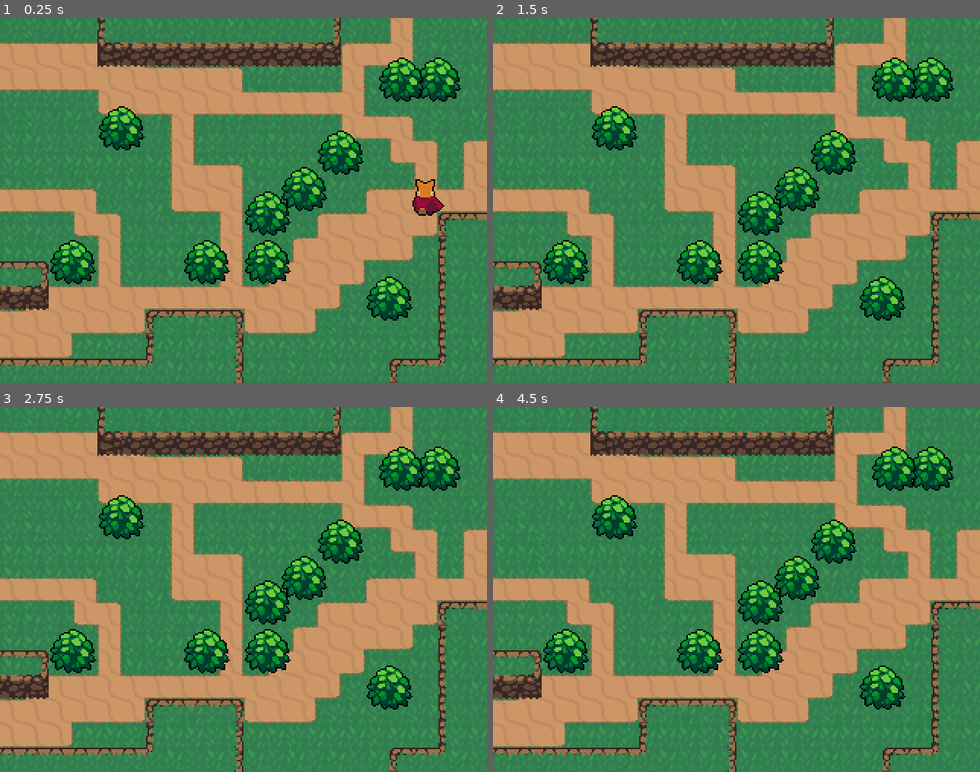
Above: before the commit, frames 1-4 (two rows, left to right).
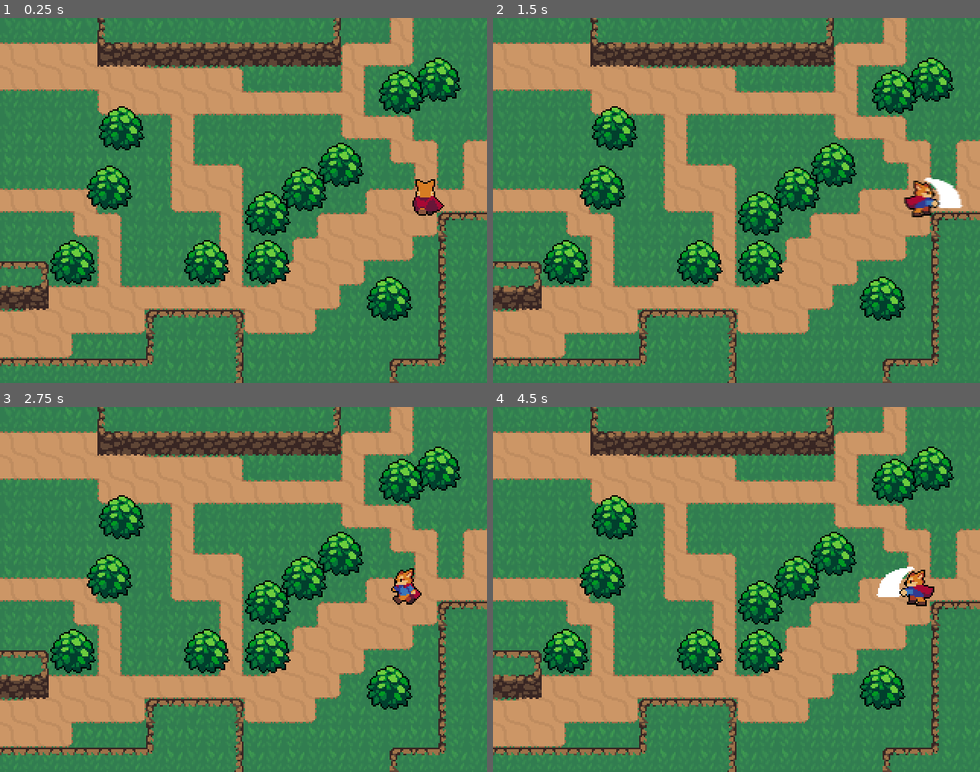
Above: after the commit, the same moments.

Repository: shnarazk/learn-godot
Game: Godot game, scene res://world.tscn
Same seed, same stepped clock (60 frames per second), same inputs: the game is played once before the commit and once after it.
Inputs:
- Up to frame 1 (0.25 s): no input
- Up to frame 2 (1.5 s): tap Enter (ui_accept) at 0.5, 0.77 s; hold Right (ui_right) from 0.53 s (still down); tap Space (attack, bound only after the commit) at 0.6, 1.35 s
- Up to frame 3 (2.75 s): tap Enter (ui_accept) at 1.52 s; release Right (ui_right) at 2.03 s; hold Left (ui_left) from 2.03 s (still down); tap Space (attack, bound only after the commit) at 2.1 s
- Up to frame 4 (4.5 s): release Left (ui_left) at 2.78 s; hold Right (ui_right) 2.78-4.28 s; tap Space (attack, bound only after the commit) at 2.85, 3.6, 4.35 s; tap Enter (ui_accept) at 3.02, 3.77 s; hold Left (ui_left) from 4.28 s (still down)

The runs differ from the first frame. In frame 1, 2.7% of the frame differs, in the area x 17-88%, y 10-53%; in frame 2, 3.5%, in the area x 17-97%, y 10-55%; in frame 3, 3.1%; in frame 4, 3.5%.

Commit message:
part 9 done

Diff:
--- a/Player/Player.gd
+++ b/Player/Player.gd
@@ -1,5 +1,12 @@
 extends CharacterBody2D
 
+enum {
+	MOVE,
+	ROLL,
+	ATTACK
+}
+
+var state = MOVE
 const ACCELARATION = 10.0
 const SPEED = 200.0
 const JUMP_VELOCITY = -400.0
@@ -11,21 +18,24 @@
 @onready var animationState = animationTree.get("parameters/playback")
 
 func _physics_process(_delta):
-	# Add the gravity.
-#	if not is_on_floor():
-#		velocity.y += gravity * delta
+	match state:
+		MOVE:
+			move_state()
+		ATTACK:
+			attack_state()
+		ROLL:
+			move_state()
+
+func move_state():
 	var input_vector = Vector2.ZERO
-	# Handle Jump.
 	if Input.is_action_just_pressed("ui_accept") and is_on_floor():
 		velocity.y = JUMP_VELOCITY
-
-	# Get the input direction and handle the movement/deceleration.
-	# As good practice, you should replace UI actions with custom gameplay actions.
 	input_vector.x = Input.get_axis("ui_left", "ui_right")
 	input_vector.y = Input.get_axis("ui_up", "ui_down")
 	if input_vector != Vector2.ZERO:
 		animationTree.set("parameters/Idle/blend_position", input_vector)
 		animationTree.set("parameters/Run/blend_position", input_vector)
+		animationTree.set("parameters/Attack/blend_position", input_vector)
 		animationState.travel("Run")
 		velocity += input_vector.normalized() * ACCELARATION
 		velocity = velocity.normalized() * min(SPEED, velocity.length())
@@ -33,7 +43,17 @@
 		animationState.travel("Idle")
 		velocity = velocity.move_toward(Vector2.ZERO, SPEED)
 	move_and_slide()
+	if Input.is_action_just_pressed("attack"):
+		state = ATTACK
+
+func attack_state():
+	velocity = Vector2.ZERO
+	animationState.travel("Attack")
+
+func attack_animation_finished():
+	state = MOVE
 
 func _ready():
+	animationTree.active = true
 	animationState.travel("Idle")
 #	print("Hello world!")
--- a/Player/player.tscn
+++ b/Player/player.tscn
@@ -157,8 +157,132 @@
 "values": [6, 7, 8, 9, 10, 11]
 }
 
+[sub_resource type="Animation" id="Animation_b7uml"]
+resource_name = "AttackDown"
+length = 0.4
+tracks/0/type = "value"
+tracks/0/imported = false
+tracks/0/enabled = true
+tracks/0/path = NodePath("Sprite2D:frame")
+tracks/0/interp = 1
+tracks/0/loop_wrap = true
+tracks/0/keys = {
+"times": PackedFloat32Array(0, 0.1, 0.2, 0.3),
+"transitions": PackedFloat32Array(1, 1, 1, 1),
+"update": 1,
+"values": [36, 37, 38, 39]
+}
+tracks/1/type = "method"
+tracks/1/imported = false
+tracks/1/enabled = true
+tracks/1/path = NodePath(".")
+tracks/1/interp = 1
+tracks/1/loop_wrap = true
+tracks/1/keys = {
+"times": PackedFloat32Array(0.4),
+"transitions": PackedFloat32Array(1),
+"values": [{
+"args": [],
+"method": &"attack_animation_finished"
+}]
+}
+
+[sub_resource type="Animation" id="Animation_4rtqb"]
+resource_name = "AttackLeft"
+length = 0.4
+tracks/0/type = "value"
+tracks/0/imported = false
+tracks/0/enabled = true
+tracks/0/path = NodePath("Sprite2D:frame")
+tracks/0/interp = 1
+tracks/0/loop_wrap = true
+tracks/0/keys = {
+"times": PackedFloat32Array(0, 0.1, 0.2, 0.3),
+"transitions": PackedFloat32Array(1, 1, 1, 1),
+"update": 1,
+"values": [32, 33, 34, 35]
+}
+tracks/1/type = "method"
+tracks/1/imported = false
+tracks/1/enabled = true
+tracks/1/path = NodePath(".")
+tracks/1/interp = 1
+tracks/1/loop_wrap = true
+tracks/1/keys = {
+"times": PackedFloat32Array(0.4),
+"transitions": PackedFloat32Array(1),
+"values": [{
+"args": [],
+"method": &"attack_animation_finished"
+}]
+}
+
+[sub_resource type="Animation" id="Animation_1udof"]
+resource_name = "AttackRight"
+length = 0.4
+tracks/0/type = "value"
+tracks/0/imported = false
+tracks/0/enabled = true
+tracks/0/path = NodePath("Sprite2D:frame")
+tracks/0/interp = 1
+tracks/0/loop_wrap = true
+tracks/0/keys = {
+"times": PackedFloat32Array(0, 0.1, 0.2, 0.3),
+"transitions": PackedFloat32Array(1, 1, 1, 1),
+"update": 1,
+"values": [24, 25, 26, 27]
+}
+tracks/1/type = "method"
+tracks/1/imported = false
+tracks/1/enabled = true
+tracks/1/path = NodePath(".")
+tracks/1/interp = 1
+tracks/1/loop_wrap = true
+tracks/1/keys = {
+"times": PackedFloat32Array(0.4),
+"transitions": PackedFloat32Array(1),
+"values": [{
+"args": [],
+"method": &"attack_animation_finished"
+}]
+}
+
+[sub_resource type="Animation" id="Animation_fn2wm"]
+resource_name = "AttackUp"
+length = 0.4
+tracks/0/type = "value"
+tracks/0/imported = false
+tracks/0/enabled = true
+tracks/0/path = NodePath("Sprite2D:frame")
+tracks/0/interp = 1
+tracks/0/loop_wrap = true
+tracks/0/keys = {
+"times": PackedFloat32Array(0, 0.1, 0.2, 0.3),
+"transitions": PackedFloat32Array(1, 1, 1, 1),
+"update": 1,
+"values": [28, 29, 30, 31]
+}
+tracks/1/type = "method"
+tracks/1/imported = false
+tracks/1/enabled = true
+tracks/1/path = NodePath(".")
+tracks/1/interp = 1
+tracks/1/loop_wrap = true
+tracks/1/keys = {
+"times": PackedFloat32Array(0.4),
+"transitions": PackedFloat32Array(1),
+"values": [{
+"args": [],
+"method": &"attack_animation_finished"
+}]
+}
+
 [sub_resource type="AnimationLibrary" id="AnimationLibrary_kxr4m"]
 _data = {
+"AttackDown": SubResource("Animation_b7uml"),
+"AttackLeft": SubResource("Animation_4rtqb"),
+"AttackRight": SubResource("Animation_1udof"),
+"AttackUp": SubResource("Animation_fn2wm"),
 "IdleDown": SubResource("Animation_m5312"),
 "IdleLeft": SubResource("Animation_37fot"),
 "IdleRight": SubResource("Animation_tryn8"),
@@ -169,6 +293,32 @@
 "RunRight": SubResource("Animation_a36w0"),
 "RunUp": SubResource("Animation_mpkhe")
 }
+
+[sub_resource type="AnimationNodeAnimation" id="AnimationNodeAnimation_apm4g"]
+animation = &"AttackLeft"
+
+[sub_resource type="AnimationNodeAnimation" id="AnimationNodeAnimation_b10am"]
+animation = &"AttackDown"
+
+[sub_resource type="AnimationNodeAnimation" id="AnimationNodeAnimation_q23jq"]
+animation = &"AttackRight"
+
+[sub_resource type="AnimationNodeAnimation" id="AnimationNodeAnimation_eluf0"]
+animation = &"AttackUp"
+
+[sub_resource type="AnimationNodeBlendSpace2D" id="AnimationNodeBlendSpace2D_66q5p"]
+auto_triangles = false
+blend_point_0/node = SubResource("AnimationNodeAnimation_apm4g")
+blend_point_0/pos = Vector2(-1, 0)
+blend_point_1/node = SubResource("AnimationNodeAnimation_b10am")
+blend_point_1/pos = Vector2(0, 1)
+blend_point_2/node = SubResource("AnimationNodeAnimation_q23jq")
+blend_point_2/pos = Vector2(1, 0)
+blend_point_3/node = SubResource("AnimationNodeAnimation_eluf0")
+blend_point_3/pos = Vector2(0, -1)
+triangles = PackedInt32Array(0, 1, 3, 1, 2, 3)
+blend_mode = 1
+sync = true
 
 [sub_resource type="AnimationNodeAnimation" id="AnimationNodeAnimation_hnbxh"]
 animation = &"IdleLeft"
@@ -254,13 +404,24 @@
 [sub_resource type="AnimationNodeStateMachineTransition" id="AnimationNodeStateMachineTransition_rjlwk"]
 advance_mode = 2
 
+[sub_resource type="AnimationNodeStateMachineTransition" id="AnimationNodeStateMachineTransition_jo1tt"]
+switch_mode = 1
+advance_mode = 0
+
+[sub_resource type="AnimationNodeStateMachineTransition" id="AnimationNodeStateMachineTransition_krlo5"]
+switch_mode = 1
+advance_mode = 0
+
 [sub_resource type="AnimationNodeStateMachine" id="AnimationNodeStateMachine_gh07e"]
+states/Attack/node = SubResource("AnimationNodeBlendSpace2D_66q5p")
+states/Attack/position = Vector2(515.325, 64.41)
 states/Idle/node = SubResource("AnimationNodeBlendSpace2D_qukc4")
 states/Idle/position = Vector2(313, 32)
 states/Run/node = SubResource("AnimationNodeBlendSpace2D_cud3k")
 states/Run/position = Vector2(308, 130)
-states/Start/position = Vector2(116, 66)
-transitions = ["Idle", "Run", SubResource("AnimationNodeStat …(134 unchanged characters)… mationNodeStateMachineTransition_rjlwk")]
+states/Start/position = Vector2(116, 64.41)
+transitions = ["Idle", "Run", SubResource("AnimationNodeStat …(134 unchanged characters)… mationNodeStateMachineTransition_rjlwk"), "Idle", "Attack", SubResource("AnimationNodeStateMachineTransition_jo1tt"), "Attack", "Idle", SubResource("AnimationNodeStateMachineTransition_krlo5")]
+graph_offset = Vector2(-13.7001, -57.5776)
 
 [sub_resource type="AnimationNodeStateMachinePlayback" id="AnimationNodeStateMachinePlayback_rcoqi"]
 
@@ -288,5 +449,6 @@
 anim_player = NodePath("../AnimationPlayer")
 active = true
 parameters/playback = SubResource("AnimationNodeStateMachinePlayback_rcoqi")
+parameters/Attack/blend_position = Vector2(0, 0)
 parameters/Idle/blend_position = Vector2(0, 0)
 parameters/Run/blend_position = Vector2(0, 0)
--- a/project.godot
+++ b/project.godot
@@ -21,3 +21,12 @@
 window/size/viewport_height=480
 window/stretch/mode="viewport"
 window/stretch/scale=2.0
+
+[input]
+
+attack={
+"deadzone": 0.5,
+"events": [Object(InputEventKey,"resource_local_to_scene":false,"resource_name":"","device":0,"window_id":0,"alt_pressed":false,"shift_pressed":false,"ctrl_pressed":false,"meta_pressed":false,"pressed":false,"keycode":0,"physical_keycode":32,"key_label":0,"unicode":0,"echo":false,"script":null)
+, Object(InputEventJoypadButton,"resource_local_to_scene":false,"resource_name":"","device":-1,"button_index":1,"pressure":0.0,"pressed":false,"script":null)
+]
+}
--- a/world.tscn
+++ b/world.tscn
@@ -1,10 +1,11 @@
-[gd_scene load_steps=11 format=3 uid="uid://cnt5hkw533qv6"]
+[gd_scene load_steps=12 format=3 uid="uid://cnt5hkw533qv6"]
 
 [ext_resource type="PackedScene" uid="uid://bcr2lwb6vx41y" path="res://World/bush.tscn" id="2_2trvq"]
 [ext_resource type="Texture2D" uid="uid://cm8q4smyln551" path="res://World/CliffTileset.png" id="2_b3jb0"]
 [ext_resource type="PackedScene" uid="uid://bcbki7h5t1uyb" path="res://Player/player.tscn" id="2_ll3rf"]
 [ext_resource type="Texture2D" uid="uid://cn70a2t6reuho" path="res://World/DirtTileset.png" id="2_tkb0r"]
 [ext_resource type="Texture2D" uid="uid://07h48mm372wa" path="res://World/GrassBackground.png" id="3_mibyk"]
+[ext_resource type="Texture2D" uid="uid://by03bfsulkr5y" path="res://World/Bush.png" id="6_h5ra4"]
 
 [sub_resource type="TileSetAtlasSource" id="TileSetAtlasSource_3aefq"]
 texture = ExtResource("2_tkb0r")
@@ -354,7 +355,7 @@
 0:0/0/terrain = 0
 0:0/0/physics_layer_0/linear_velocity = Vector2(0, 0)
 0:0/0/physics_layer_0/angular_velocity = 0.0
-0:0/0/physics_layer_0/polygon_0/points = PackedVector2Array(16, 16, 16, -12, -16, -12.5, -16, 16)
+0:0/0/physics_layer_0/polygon_0/points = PackedVector2Array(-16, -16, 16, -16, 16, 16, -16, 16)
 0:0/0/terrains_peering_bit/right_side = 0
 0:0/0/terrains_peering_bit/bottom_right_corner = 0
 0:0/0/terrains_peering_bit/bottom_side = 0
@@ -363,7 +364,7 @@
 1:0/0/terrain = 0
 1:0/0/physics_layer_0/linear_velocity = Vector2(0, 0)
 1:0/0/physics_layer_0/angular_velocity = 0.0
-1:0/0/physics_layer_0/polygon_0/points = PackedVector2Array(16, 16, 16, -12, -16, -12.5, -16, 16)
+1:0/0/physics_layer_0/polygon_0/points = PackedVector2Array(-16, -16, 16, -16, 16, 16, -16, 16)
 1:0/0/terrains_peering_bit/right_side = 0
 1:0/0/terrains_peering_bit/bottom_right_corner = 0
 1:0/0/terrains_peering_bit/bottom_side = 0
@@ -374,7 +375,7 @@
 2:0/0/terrain = 0
 2:0/0/physics_layer_0/linear_velocity = Vector2(0, 0)
 2:0/0/physics_layer_0/angular_velocity = 0.0
-2:0/0/physics_layer_0/polygon_0/points = PackedVector2Array(16, 16, 16, -12, -16, -12.5, -16, 16)
+2:0/0/physics_layer_0/polygon_0/points = PackedVector2Array(-16, -16, 16, -16, 16, 16, -16, 16)
 2:0/0/terrains_peering_bit/bottom_side = 0
 2:0/0/terrains_peering_bit/bottom_left_corner = 0
 2:0/0/terrains_peering_bit/left_side = 0
@@ -383,14 +384,14 @@
 3:0/0/terrain = 0
 3:0/0/physics_layer_0/linear_velocity = Vector2(0, 0)
 3:0/0/physics_layer_0/angular_velocity = 0.0
-3:0/0/physics_layer_0/polygon_0/points = PackedVector2Array(16, 16, 16, -12, -16, -12.5, -16, 16)
+3:0/0/physics_layer_0/polygon_0/points = PackedVector2Array(-16, -16, 16, -16, 16, 16, -16, 16)
 3:0/0/terrains_peering_bit/bottom_side = 0
 4:0/0 = 0
 4:0/0/terrain_set = 0
 4:0/0/terrain = 0
 4:0/0/physics_layer_0/linear_velocity = Vector2(0, 0)
 4:0/0/physics_layer_0/angular_velocity = 0.0
-4:0/0/physics_layer_0/polygon_0/points = PackedVector2Array(16, 16, 16, -12, -16, -12.5, -16, 16)
+4:0/0/physics_layer_0/polygon_0/points = PackedVector2Array(-16, -16, 16, -16, 16, 16, -16, 16)
 4:0/0/terrains_peering_bit/right_side = 0
 4:0/0/terrains_peering_bit/bottom_side = 0
 5:0/0 = 0
@@ -398,7 +399,7 @@
 5:0/0/terrain = 0
 5:0/0/physics_layer_0/linear_velocity = Vector2(0, 0)
 5:0/0/physics_layer_0/angular_velocity = 0.0
-5:0/0/physics_layer_0/polygon_0/points = PackedVector2Array(16, 16, 16, -12, -16, -12.5, -16, 16)
+5:0/0/physics_layer_0/polygon_0/points = PackedVector2Array(-16, -16, 16, -16, 16, 16, -16, 16)
 5:0/0/terrains_peering_bit/right_side = 0
 5:0/0/terrains_peering_bit/bottom_side = 0
 5:0/0/terrains_peering_bit/bottom_left_corner = 0
@@ -408,7 +409,7 @@
 6:0/0/terrain = 0
 6:0/0/physics_layer_0/linear_velocity = Vector2(0, 0)
 6:0/0/physics_layer_0/angular_velocity = 0.0
-6:0/0/physics_layer_0/polygon_0/points = PackedVector2Array(16, 16, 16, -12, -16, -12.5, -16, 16)
+6:0/0/physics_layer_0/polygon_0/points = PackedVector2Array(-16, -16, 16, -16, 16, 16, -16, 16)
 6:0/0/terrains_peering_bit/right_side = 0
 6:0/0/terrains_peering_bit/bottom_right_corner = 0
 6:0/0/terrains_peering_bit/bottom_side = 0
@@ -418,7 +419,7 @@
 7:0/0/terrain = 0
 7:0/0/physics_layer_0/linear_velocity = Vector2(0, 0)
 7:0/0/physics_layer_0/angular_velocity = 0.0
-7:0/0/physics_layer_0/polygon_0/points = PackedVector2Array(16, 16, 16, -12, -16, -12.5, -16, 16)
+7:0/0/physics_layer_0/polygon_0/points = PackedVector2Array(-16, -16, 16, -16, 16, 16, -16, 16)
 7:0/0/terrains_peering_bit/bottom_side = 0
 7:0/0/terrains_peering_bit/left_side = 0
 8:0/0 = 0
@@ -426,7 +427,7 @@
 8:0/0/terrain = 0
 8:0/0/physics_layer_0/linear_velocity = Vector2(0, 0)
 8:0/0/physics_layer_0/angular_velocity = 0.0
-8:0/0/physics_layer_0/polygon_0/points = PackedVector2Array(16, 16, 16, -7, -16, -8, -16, 16)
+8:0/0/physics_layer_0/polygon_0/points = PackedVector2Array(-16, -16, 16, -16, 16, 16, -16, 16)
 8:0/0/terrains_peering_bit/right_side = 0
 8:0/0/terrains_peering_bit/bottom_side = 0
 8:0/0/terrains_peering_bit/left_side = 0
@@ -435,7 +436,7 @@
 9:0/0/terrain = 0
 9:0/0/physics_layer_0/linear_velocity = Vector2(0, 0)
 9:0/0/physics_layer_0/angular_velocity = 0.0
-9:0/0/physics_layer_0/polygon_0/points = PackedVector2Array(16, 16, 16, -12, -16, -12.5, -16, 16)
+9:0/0/physics_layer_0/polygon_0/points = PackedVector2Array(-16, -16, 16, -16, 16, 16, -16, 16)
 9:0/0/terrains_peering_bit/right_side = 0
 9:0/0/terrains_peering_bit/bottom_right_corner = 0
 9:0/0/terrains_peering_bit/bottom_side = 0
@@ -498,7 +499,7 @@
 8:1/0/terrain = 0
 8:1/0/physics_layer_0/linear_velocity = Vector2(0, 0)
 8:1/0/physics_layer_0/angular_velocity = 0.0
-8:1/0/physics_layer_0/polygon_0/points = PackedVector2Array(16, 16, 16, -12, -16, -12.5, -16, 16)
+8:1/0/physics_layer_0/polygon_0/points = PackedVector2Array(-16, -16, 16, -16, 16, 16, -16, 16)
 8:1/0/terrains_peering_bit/right_side = 0
 8:1/0/terrains_peering_bit/bottom_side = 0
 8:1/0/terrains_peering_bit/left_side = 0
@@ -579,7 +580,7 @@
 0:3/0/terrain = 0
 0:3/0/physics_layer_0/linear_velocity = Vector2(0, 0)
 0:3/0/physics_layer_0/angular_velocity = 0.0
-0:3/0/physics_layer_0/polygon_0/points = PackedVector2Array(16, 16, 16, -12, -16, -12.5, -16, 16)
+0:3/0/physics_layer_0/polygon_0/points = PackedVector2Array(-16, -16, 16, -16, 16, 16, -16, 16)
 0:3/0/terrains_peering_bit/right_side = 0
 5:3/0 = 0
 5:3/0/terrain_set = 0
@@ -714,20 +715,20 @@
 3:3/0/terrain = 0
 3:3/0/physics_layer_0/linear_velocity = Vector2(0, 0)
 3:3/0/physics_layer_0/angular_velocity = 0.0
-3:3/0/physics_layer_0/polygon_0/points = PackedVector2Array(16, 16, 16, -12, -16, -12.5, -16, 16)
+3:3/0/physics_layer_0/polygon_0/points = PackedVector2Array(-16, -16, 16, -16, 16, 16, -16, 16)
 2:3/0 = 0
 2:3/0/terrain_set = 0
 2:3/0/terrain = 0
 2:3/0/physics_layer_0/linear_velocity = Vector2(0, 0)
 2:3/0/physics_layer_0/angular_velocity = 0.0
-2:3/0/physics_layer_0/polygon_0/points = PackedVector2Array(16, 16, 16, -12, -16, -12.5, -16, 16)
+2:3/0/physics_layer_0/polygon_0/points = PackedVector2Array(-16, -16, 16, -16, 16, 16, -16, 16)
 2:3/0/terrains_peering_bit/left_side = 0
 1:3/0 = 0
 1:3/0/terrain_set = 0
 1:3/0/terrain = 0
 1:3/0/physics_layer_0/linear_velocity = Vector2(0, 0)
 1:3/0/physics_layer_0/angular_velocity = 0.0
-1:3/0/physics_layer_0/polygon_0/points = PackedVector2Array(16, 16, 16, -12, -16, -12.5, -16, 16)
+1:3/0/physics_layer_0/polygon_0/points = PackedVector2Array(-16, -16, 16, -16, 16, 16, -16, 16)
 1:3/0/terrains_peering_bit/right_side = 0
 1:3/0/terrains_peering_bit/left_side = 0
 1:2/0 = 0
@@ -920,10 +921,14 @@
 position = Vector2(176, 144)
 
 [node name="Bush8" parent="Stage" instance=ExtResource("2_2trvq")]
-position = Vector2(224, 104)
+position = Vector2(224, 112)
 
 [node name="Bush9" parent="Stage" instance=ExtResource("2_2trvq")]
 position = Vector2(48, 176)
 
 [node name="Bush10" parent="Stage" instance=ExtResource("2_2trvq")]
-position = Vector2(264, 56)
+position = Vector2(264, 64)
+
+[node name="Bush11" type="Sprite2D" parent="Stage"]
+position = Vector2(72, 112)
+texture = ExtResource("6_h5ra4")
Not shown: 1 places in Player/player.tscn that only renumber resources
Not shown, changed: README.md
